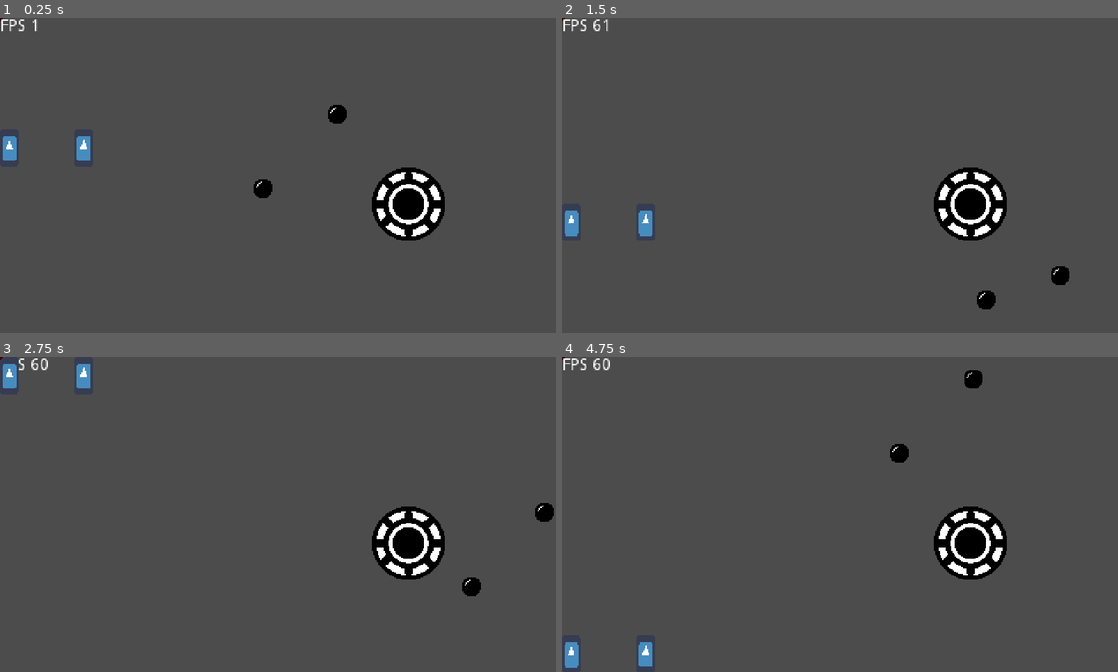
Above: before the commit, frames 1-4 (two rows, left to right).
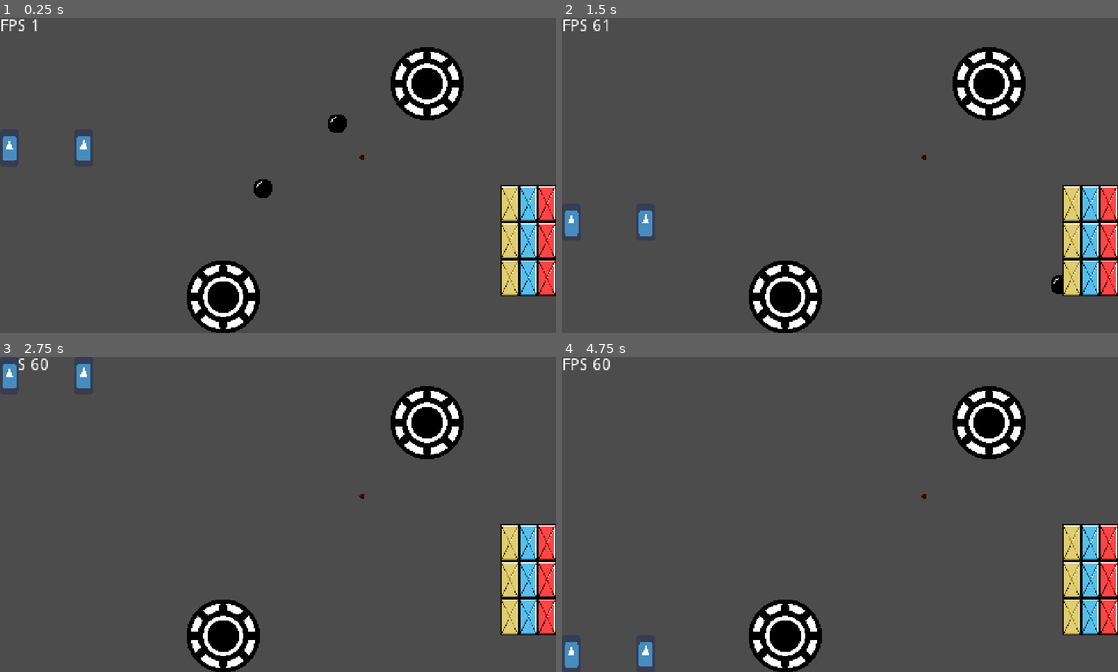
Above: after the commit, the same moments.

Repository: JesusRoberto64/PonReMix
Game: Godot game, scene res://Escenas/Pinplay.tscn
Two runs of this game, one before a commit and one after it. Both use one fixed random seed, a clock stepped at 60 frames per second and the inputs below. The engine's default icon, where the game draws it, is replaced by a stand-in: a white triangle on a blue panel in a dark square.
Inputs:
- Up to frame 1 (0.25 s): no input
- Up to frame 2 (1.5 s): tap Enter (ui_accept) at 0.5, 0.77 s; hold Up (ui_up) 0.53-1.28 s; hold Down (ui_down) from 1.28 s (still down)
- Up to frame 3 (2.75 s): tap Enter (ui_accept) at 1.52, 2 s; release Down (ui_down) at 2.03 s; hold Up (ui_up) from 2.03 s (still down)
- Up to frame 4 (4.75 s): tap Enter (ui_accept) at 3.02, 3.5, 3.77, 4.25, 4.52 s; release Up (ui_up) at 3.53 s; hold Down (ui_down) from 3.53 s (still down)

The runs differ from the first frame. In frame 1, 11% of the frame differs, in the area x 0-100%, y 0-100%; in frame 2, 11%; in frame 3, 11%; in frame 4, 11%.
Error after the commit: Invalid get index 'Null' (on base: 'Array'). (res://Logica/Ball.gd:52)

Commit message:
bloc logic collision
bloc logic collision usiag the new fuction get area matrix on ball node

Diff:
--- a/Escenas/Pinplay.tscn
+++ b/Escenas/Pinplay.tscn
@@ -7,6 +7,8 @@
 [ext_resource path="res://Material/Sprites/ballX16.bmp" type="Texture" id=5]
 [ext_resource path="res://Logica/GameSTATE.gd" type="Script" id=6]
 [ext_resource path="res://Material/Sprites/Boingx64.bmp" type="Texture" id=7]
+[ext_resource path="res://Material/Sprites/blocs16x32.bmp" type="Texture" id=8]
+[ext_resource path="res://Logica/Blocs.gd" type="Script" id=9]
 
 [node name="Pinplay" type="Node2D"]
 script = ExtResource( 2 )
@@ -27,21 +29,94 @@
 script = ExtResource( 4 )
 
 [node name="Ball2" type="Sprite" parent="."]
-position = Vector2( 256, 48 )
+position = Vector2( 256, 56 )
 texture = ExtResource( 5 )
 script = ExtResource( 4 )
 
 [node name="FPS" parent="." instance=ExtResource( 3 )]
 
-[node name="collred" type="Sprite" parent="."]
-modulate = Color( 1, 0, 0, 1 )
-scale = Vector2( 0.05, 0.05 )
-texture = ExtResource( 1 )
-
 [node name="GameSTATE" type="Node" parent="."]
 pause_mode = 2
 script = ExtResource( 6 )
 
-[node name="Boing" type="Sprite" parent="."]
-position = Vector2( 352, 160 )
+[node name="Boings" type="Node2D" parent="."]
+
+[node name="Boing" type="Sprite" parent="Boings"]
+position = Vector2( 192, 240 )
 texture = ExtResource( 7 )
+
+[node name="Boing2" type="Sprite" parent="Boings"]
+position = Vector2( 368, 56 )
+texture = ExtResource( 7 )
+
+[node name="Blocs" type="Node2D" parent="."]
+script = ExtResource( 9 )
+
+[node name="bloc" type="Sprite" parent="Blocs"]
+position = Vector2( 464, 144 )
+texture = ExtResource( 8 )
+centered = false
+hframes = 4
+frame = 3
+
+[node name="bloc2" type="Sprite" parent="Blocs"]
+position = Vector2( 464, 176 )
+texture = ExtResource( 8 )
+centered = false
+hframes = 4
+frame = 3
+
+[node name="bloc3" type="Sprite" parent="Blocs"]
+position = Vector2( 464, 208 )
+texture = ExtResource( 8 )
+centered = false
+hframes = 4
+frame = 3
+
+[node name="bloc4" type="Sprite" parent="Blocs"]
+position = Vector2( 448, 144 )
+texture = ExtResource( 8 )
+centered = false
+hframes = 4
+frame = 2
+
+[node name="bloc5" type="Sprite" parent="Blocs"]
+position = Vector2( 448, 176 )
+texture = ExtResource( 8 )
+centered = false
+hframes = 4
+frame = 2
+
+[node name="bloc6" type="Sprite" parent="Blocs"]
+position = Vector2( 448, 208 )
+texture = ExtResource( 8 )
+centered = false
+hframes = 4
+frame = 2
+
+[node name="bloc7" type="Sprite" parent="Blocs"]
+position = Vector2( 432, 144 )
+texture = ExtResource( 8 )
+centered = false
+hframes = 4
+frame = 1
+
+[node name="bloc8" type="Sprite" parent="Blocs"]
+position = Vector2( 432, 176 )
+texture = ExtResource( 8 )
+centered = false
+hframes = 4
+frame = 1
+
+[node name="bloc9" type="Sprite" parent="Blocs"]
+position = Vector2( 432, 208 )
+texture = ExtResource( 8 )
+centered = false
+hframes = 4
+frame = 1
+
+[node name="collred" type="Sprite" parent="."]
+modulate = Color( 1, 0, 0, 1 )
+position = Vector2( 312, 120 )
+scale = Vector2( 0.05, 0.05 )
+texture = ExtResource( 1 )
--- a/Logica/Ball.gd
+++ b/Logica/Ball.gd
@@ -11,6 +11,8 @@
 onready var collPoint = get_parent().get_node("collred")
 
 var genTimer = 0.0
+
+onready var blocs = get_parent().get_node("Blocs")
 
 func _process(delta):
 	if position.x < 0.0 - get_rect().size.x/2:
@@ -33,6 +35,24 @@
 		paddle_Collision(Paddle1,prevPoint,Paddle1.position.x + offsetColl)
 		pass
 
+	#Check collisions for Boings
+	for i in get_parent().get_node("Boings").get_children():
+		var radDist = (get_rect().size.x/2) + (i.get_rect().size.x/2)
+		var posDist = position.distance_to(i.position)
+		if posDist <= radDist and i.get_rect().has_point(position - i.position):
+			var angle = position.angle_to_point(i.position)
+			dirY = sin(angle) + randf()
+			dirX = -dirX
+			vel += 10
+		pass
+
+	# check blocs collision
+	var row
+	var col
+	if blocs.Blocs_Matrix[row][col] != null:
+		collPoint.position = position
+		pass
+
 	#limite de piso y suelo
 	if abs(position.y - get_viewport().size.y/2) > get_viewport().size.y/2 - (get_rect().size.y/2):
 		dirY = dirY*-1
@@ -48,7 +68,9 @@
 		dirX = -dirX
 
 func paddle_Collision(paddle, _prev_pos: Vector2, _intersect_X: float):
-	if dirX > -1: return # si no es menos que cero entonces no corremos todo el >>
+	if dirX > -1:
+		print("no pasa", randi())
+		return # si no es menos que cero entonces no corremos todo el >>
 	#código es tomar la direccion en la que se va osea solo hacia la izquierda en negativo
 	var Y = get_Y_intersec_Dist(position,_prev_pos,_intersect_X)# la formula para tomar el >>
 	#valor de y cuando x = _intersect_X
@@ -65,7 +87,7 @@
 		dirX = -dirX# Cambio de la dierccion horizontal
 		vel += 25 # sumar la velocidad al golpear
 		position = Vector2(_intersect_X,Y)# regresar al punto de colision
-		collPoint.position = Vector2(_intersect_X,Y)# test del la colision
+		#collPoint.position = Vector2(_intersect_X,Y)# test del la colision
 		pass
 	pass
 
@@ -74,3 +96,8 @@
 	var m = (_prev_Pos.y - _pos.y) / (_prev_Pos.x - _pos.x) #Get pendiente (trigonometric formula)
 	return m*(_intersect_X - _pos.x) + _pos.y# return the formula to get the "y" in >>
 	#Vector2(_intetsect_X,y)
+
+func get_Area_Bloc_Matrix(_size, _axis:float) -> int:
+	var axis = int(_axis)
+	var modi = axis%_size
+	return (axis-modi)/_size
--- /dev/null
+++ b/Logica/Blocs.gd
@@ -0,0 +1,15 @@
+extends Node2D
+
+onready var Blocs_Matrix :Array
+onready var blocW = 16
+onready var blocH = 32
+
+func _ready():
+	for x in range(get_viewport().size.x/blocW):
+		Blocs_Matrix.append([])
+# warning-ignore:unused_variable
+		for y in range(get_viewport().size.y/blocH):
+			Blocs_Matrix[x].append(null)
+
+	for i in get_children():
+		Blocs_Matrix[i.position.x/blocW][i.position.y/blocH] = i
Not shown: 1 places in Escenas/Pinplay.tscn that only renumber resources
Binary file added: Material/Sprites/blocs16x32.bmp
Not shown, added: Material/Sprites/blocs16x32.bmp.import
Binary file added: Material/Sprites/blocs64x128.bmp
Not shown, added: Material/Sprites/blocs64x128.bmp.import
